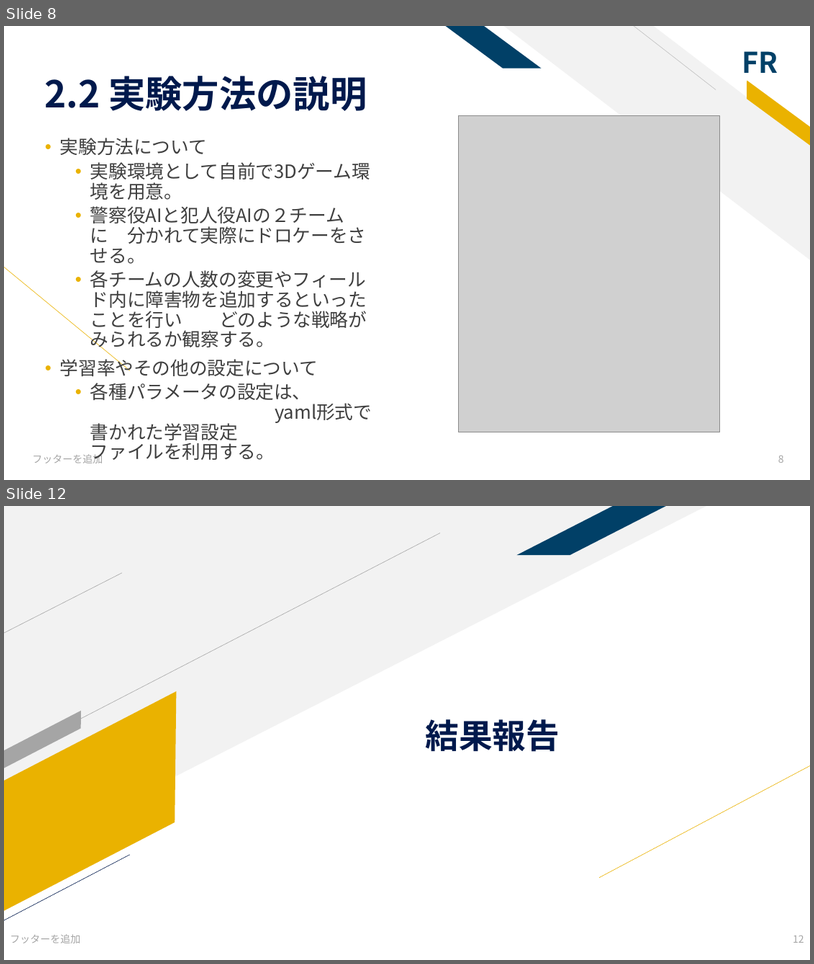
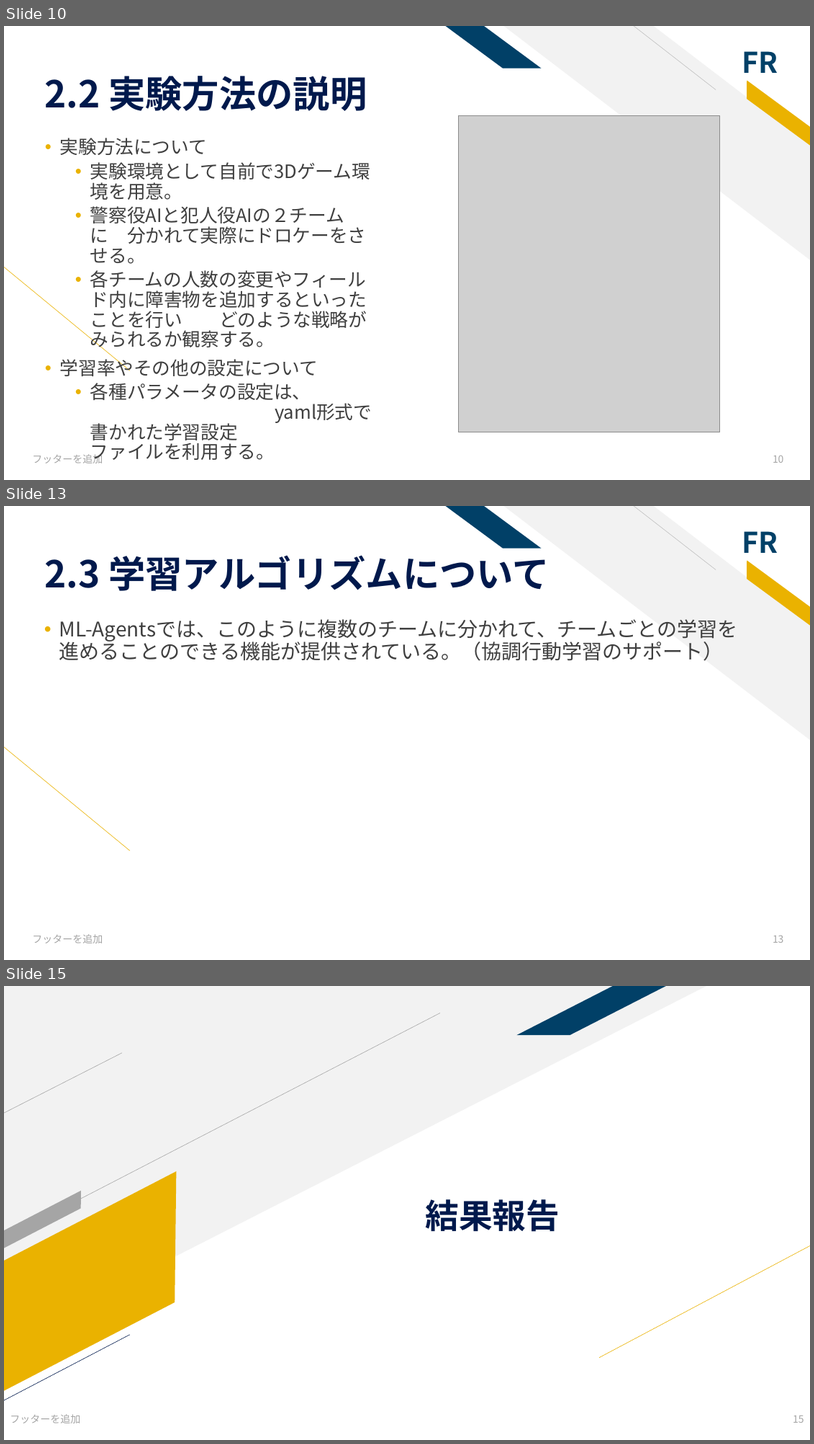
Before and after one commit to tsyu12345/NU-GraduateReport, a slide deck: 卒業研究最終発表.pptx. Shown one above the other, each under a label of ours: slides 8 and 12 before the commit, slides 10, 13 and 15 after it; the slides between them are not shown. The pictures are 814x964 and 814x1444 pixels, drawn with LibreOffice and Linux fonts; fonts in the diff are those of the drawing; grey boxes stand for pictures. Boxes give left, top, right and bottom in pixels: in the first picture for what was removed or moved away, otherwise in the second. Text is boxed around its words. In the diff, an @@ line names an element or a change of style, - is before the commit and + after.

Commit message:
障害物ありの追加フィールドを用意。資料更新。

```diff
--- a/卒業研究最終発表.pptx
+++ b/卒業研究最終発表.pptx
@@ slide 13 added at [4,506,810,960], background #FFFFFF; not listed: 6 template elements that a slide beside it also shows @@
@@ title added at [44,555,550,591], 44 pt, text #00194C, bold @@
+2.3 学習アルゴリズムについて
@@ text added at [59,619,738,661], 24 pt, text #3F3F3F @@
+• ML-Agentsでは、このように複数のチームに分かれて、チームごとの学習を進めることのできる機能が提供されている。（協調行動学習のサポート）
@@ text added at [32,934,103,943], 12 pt, text #A5A5A5 @@
+フッターを追加
@@ page number added at [773,935,784,942], 12 pt, text #A5A5A5 @@
+13
@@ what was slide 8 is now slide 10 @@
@@ page number at [773,455,784,462]: text changed @@
-8
+10
@@ what was slide 12 is now slide 15 @@
@@ page number at [793,1415,805,1422]: text changed @@
-12
+15
```
Also in this commit, not shown: 5 slides changed, 3 other slides added, 4 other files.
